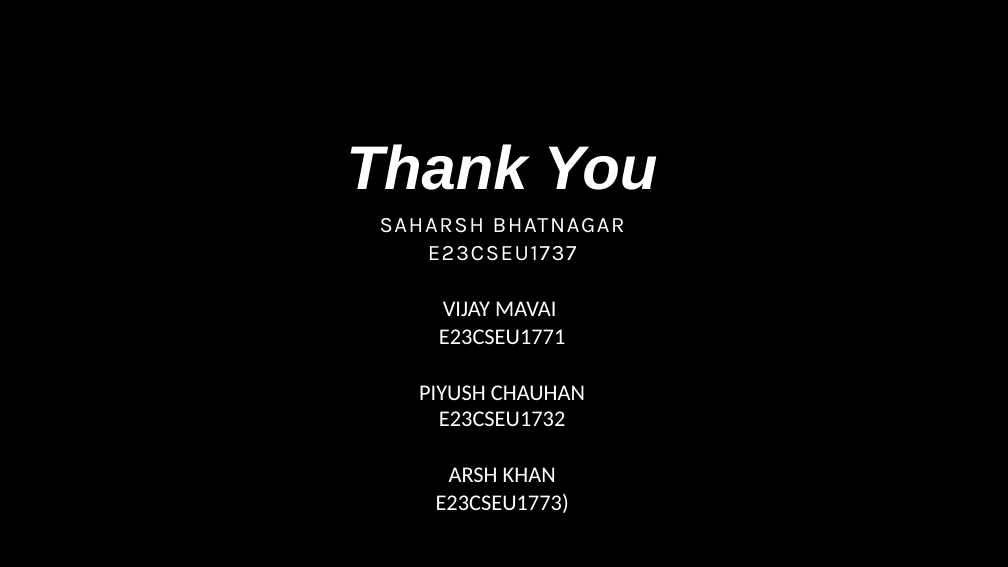
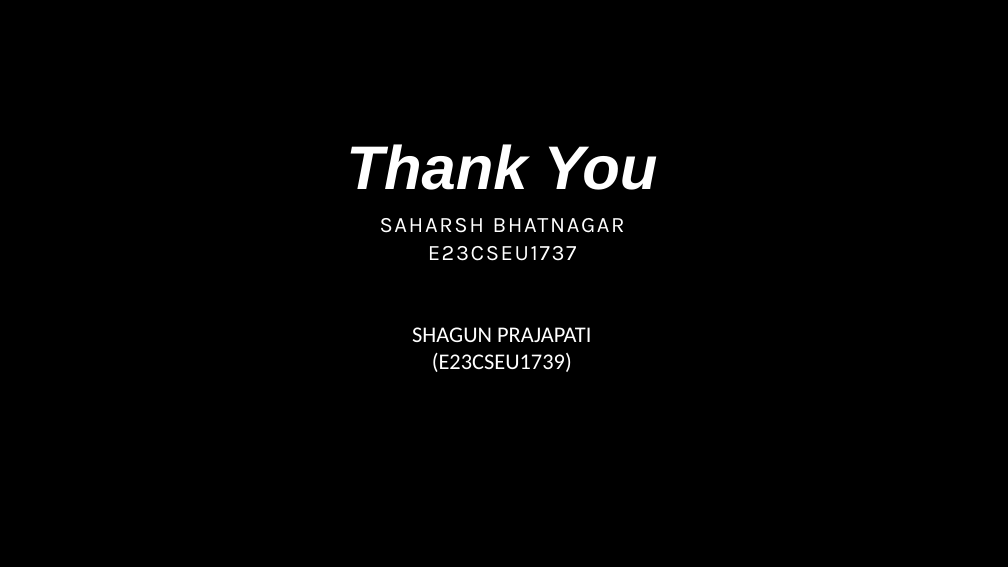
Before and after one commit to SaharshBhatnagar/Disease-Recognition, a slide deck: slide 11 of PPT/Disease Recognition Heart, Parkinson & Diabetes.pptx. Drawn at 1008x567 pixels with LibreOffice and Linux fonts; fonts in the diff are those of the drawing; background and template pictures are left out. Boxes give left, top, right and bottom in pixels: in the first picture for what was removed or moved away, otherwise in the second. Text is boxed around its words. In the diff, an @@ line names an element or a change of style, - is before the commit and + after.

```diff
--- a/PPT/Disease Recognition Heart, Parkinson & Diabetes.pptx
+++ b/PPT/Disease Recognition Heart, Parkinson & Diabetes.pptx
@@ text at (x1=412, y1=327, x2=591, y2=372): text changed @@
-VIJAY MAVAI
-E23CSEU1771
-PIYUSH CHAUHAN E23CSEU1732
-ARSH KHAN
-E23CSEU1773)
+SHAGUN PRAJAPATI (E23CSEU1739)
```
Also in this commit, not shown: 4 other slides changed.
